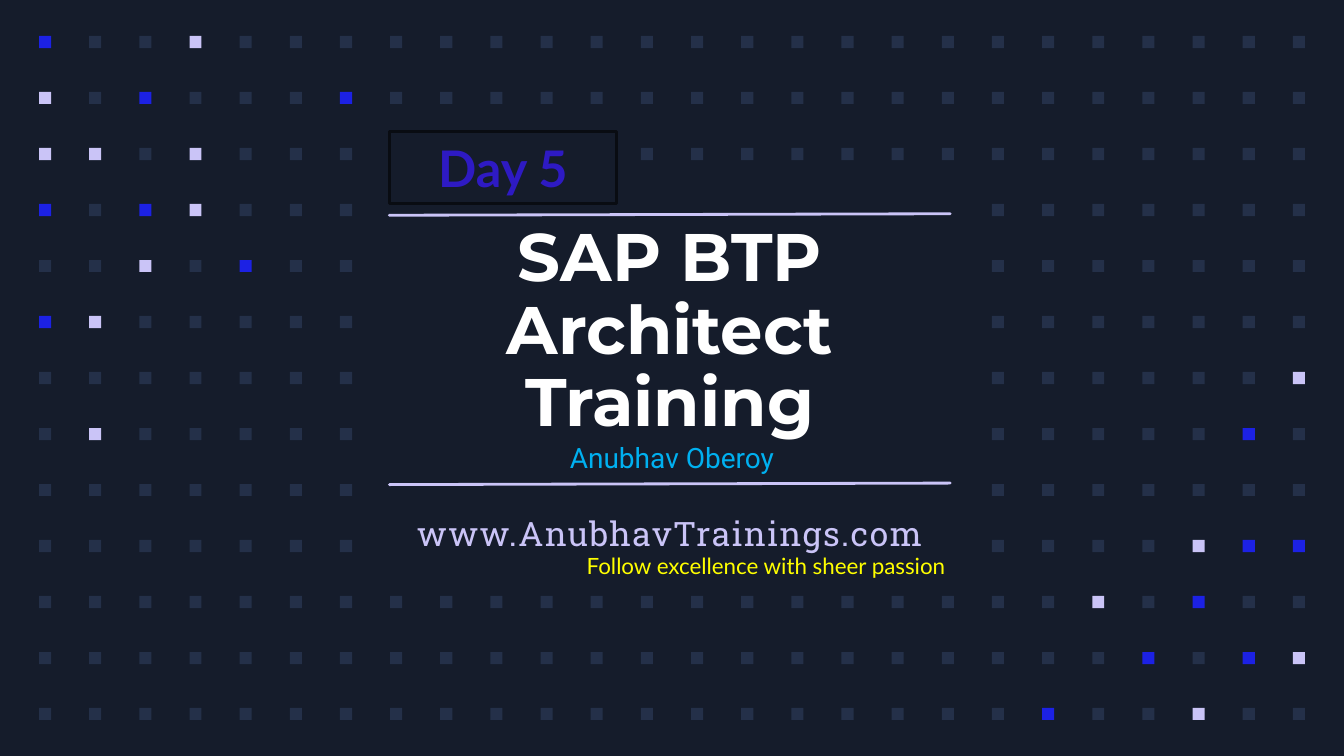
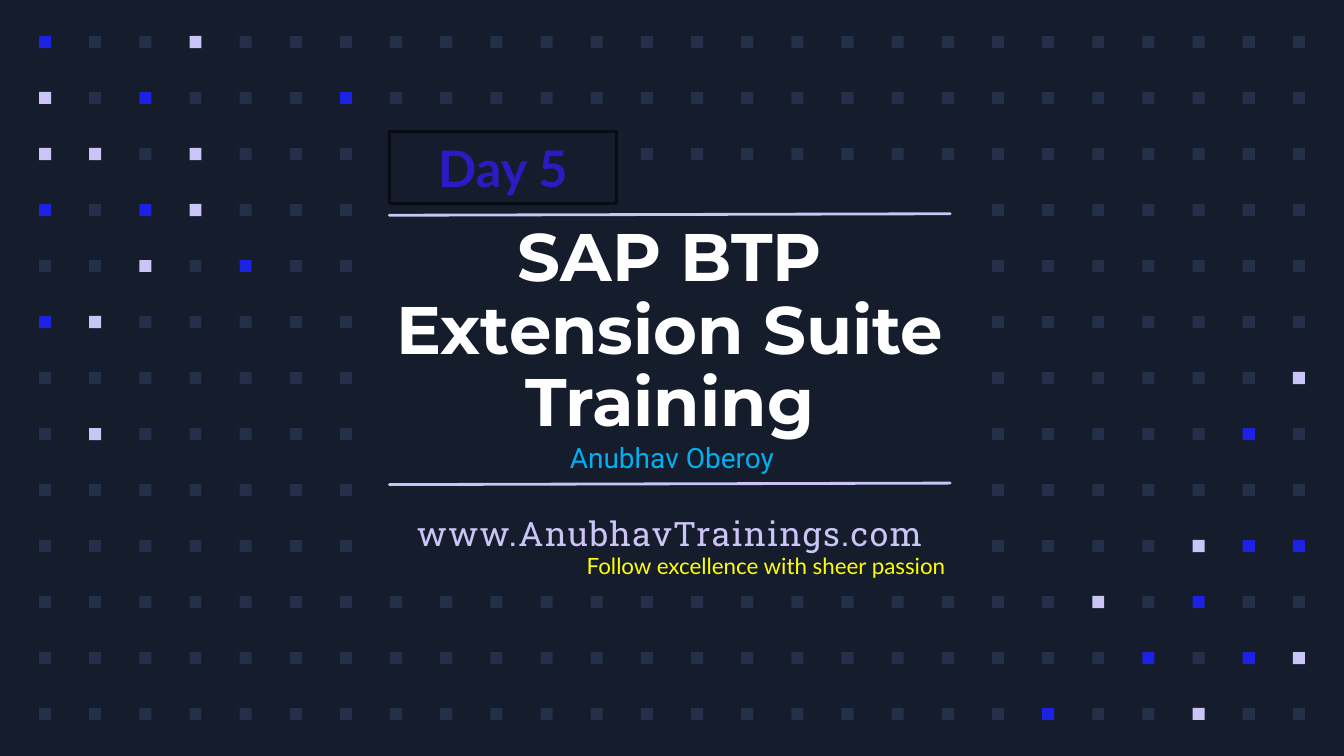
Before and after one commit to soyuztechnologies/SAP_BTP_Training_CLD200, a slide deck: slide 1 of Day 5/Day 5 -BTP Training.pptx. Drawn at 1344x756 pixels with LibreOffice and Linux fonts; fonts in the diff are those of the drawing; background and template pictures are left out. Boxes give left, top, right and bottom in pixels: in the first picture for what was removed or moved away, otherwise in the second. Text is boxed around its words. In the diff, an @@ line names an element or a change of style, - is before the commit and + after.

```diff
--- a/Day 5/Day 5 -BTP Training.pptx
+++ b/Day 5/Day 5 -BTP Training.pptx
@@ title at <box>396,216,943,440</box>: text changed @@
-SAP BTP Architect Training
+SAP BTP Extension Suite Training
```
Also in this commit, not shown: 1 other slide changed, 15 slides added, 1 other file.
